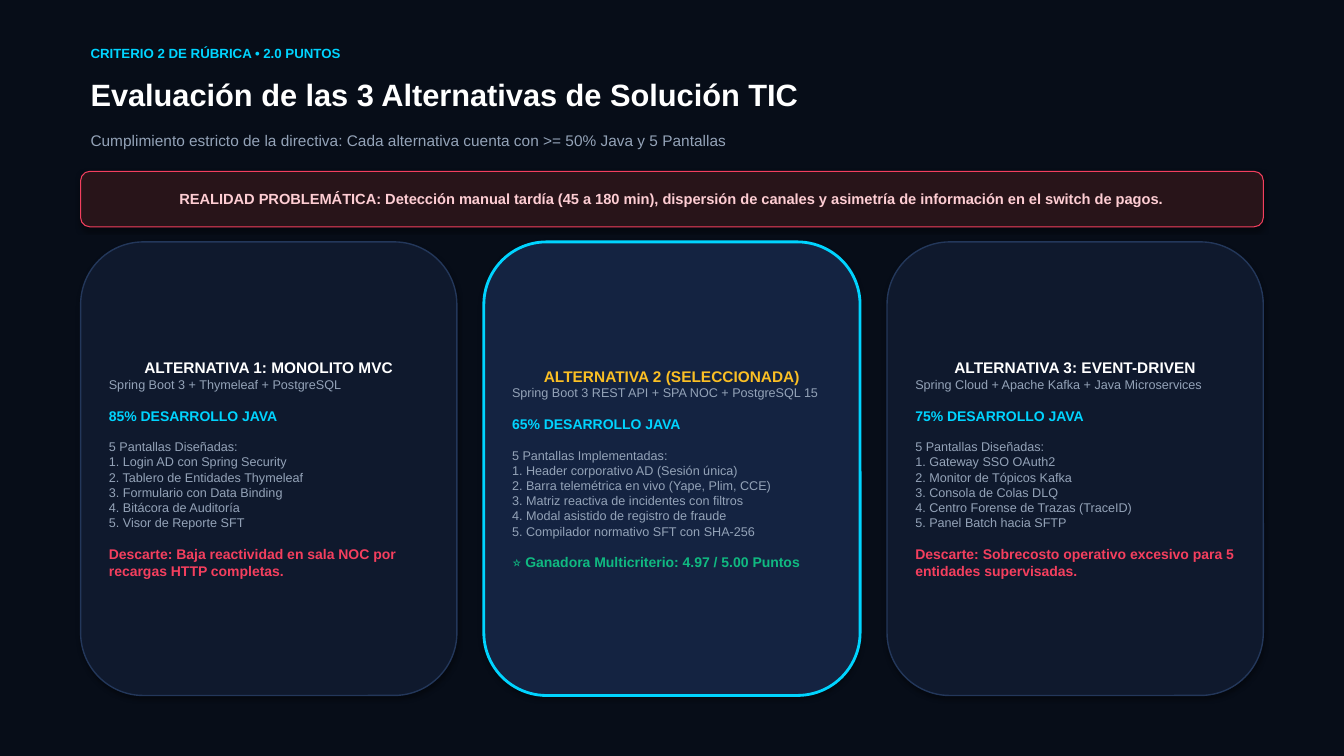
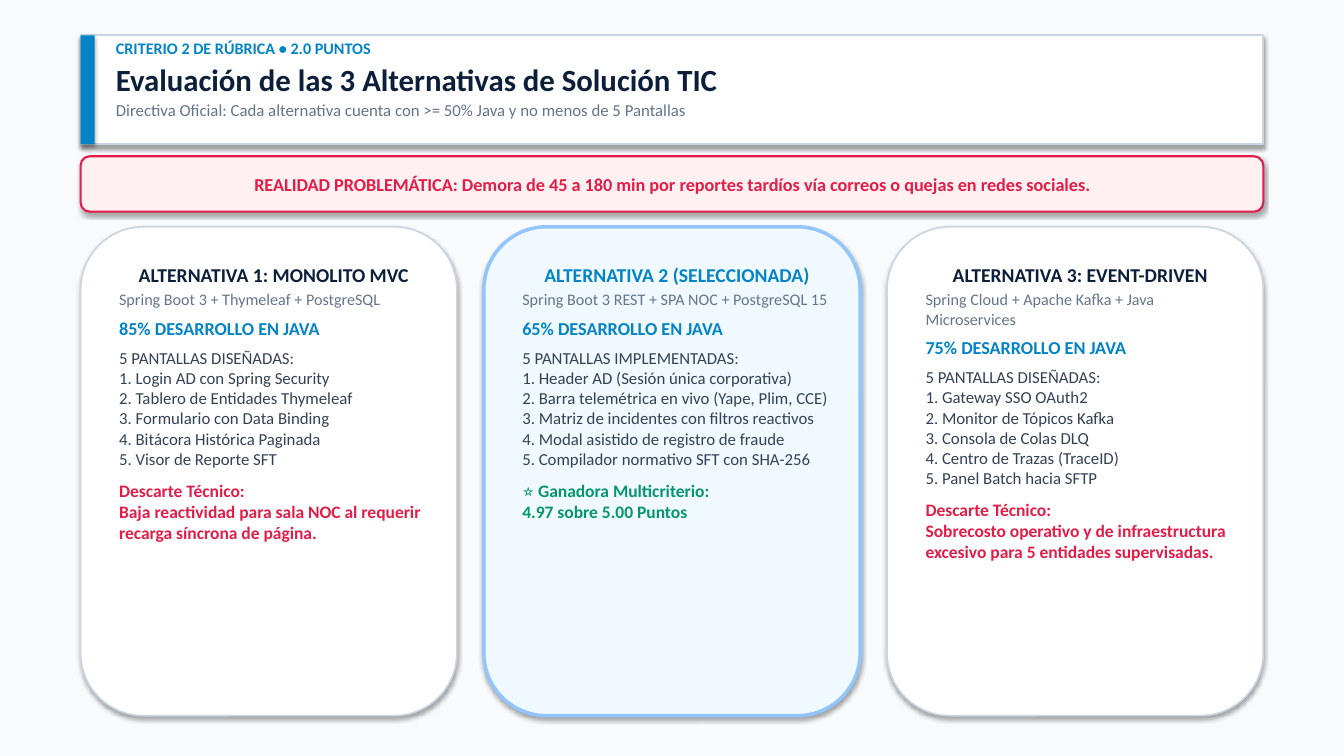
Before and after one commit to frankitoromas-tech/UTP-Curso-Integrador-I-SIGIR-BCRP, a slide deck: slide 4 of 01_DOCUMENTACION_TECNICA/PRESENTACION_EJECUTIVA_APF1.pptx. Drawn at 1344x756 pixels with LibreOffice and Linux fonts; fonts in the diff are those of the drawing. Boxes give left, top, right and bottom in pixels: in the first picture for what was removed or moved away, otherwise in the second. Text is boxed around its words. In the diff, an @@ line names an element or a change of style, - is before the commit and + after.

```diff
--- a/01_DOCUMENTACION_TECNICA/PRESENTACION_EJECUTIVA_APF1.pptx
+++ b/01_DOCUMENTACION_TECNICA/PRESENTACION_EJECUTIVA_APF1.pptx
@@ rectangle at <box>0,0,1344,756</box>: fill #070D18 to #F8FAFC @@
@@ rectangle added at <box>81,35,1263,144</box>, fill #FFFFFF, outline #CBD5E1 1.5 pt @@
@@ rectangle added at <box>81,35,95,144</box>, fill #0284C7 @@
@@ text removed at <box>91,48,340,58</box> @@
-CRITERIO 2 DE RÚBRICA • 2.0 PUNTOS
@@ text at <box>116,41,717,119</box>: text changed; size 11 to 12 pt; font Arial to Calibri; text colour #94A3B8 to #64748B @@
-Cumplimiento estricto de la directiva: Cada alternativa cuenta con >= 50% Java y 5 Pantallas
+CRITERIO 2 DE RÚBRICA • 2.0 PUNTOS
+Evaluación de las 3 Alternativas de Solución TIC
+Directiva Oficial: Cada alternativa cuenta con >= 50% Java y no menos de 5 Pantallas
@@ text removed at <box>91,83,798,107</box> @@
-Evaluación de las 3 Alternativas de Solución TIC
@@ rounded rectangle "REALIDAD PROBLEMÁTICA: Demora de 45 ...": place and size @@
-rounded rectangle "REALIDAD PROBLEMÁTICA: Demora de 45 ..." at <box>81,171,1263,227</box>
+rounded rectangle "REALIDAD PROBLEMÁTICA: Demora de 45 ..." at <box>81,156,1263,212</box>
@@ rounded rectangle "REALIDAD PROBLEMÁTICA: Demora de 45 ..." at <box>81,156,1263,212</box>: fill #281419 to #FFF1F2; outline #F43F5E 0.75 pt to #E11D48 1.5 pt @@
@@ text in rounded rectangle at <box>254,176,1090,194</box>: text changed; size 10.5 to 13 pt; font Arial to Calibri; text colour #FECDD3 to #E11D48 @@
-REALIDAD PROBLEMÁTICA: Detección manual tardía (45 a 180 min), dispersión de canales y asimetría de información en el switch de pagos.
+REALIDAD PROBLEMÁTICA: Demora de 45 a 180 min por reportes tardíos vía correos o quejas en redes sociales.
@@ rounded rectangle "ALTERNATIVA 1: MONOLITO MVC" at <box>81,227,457,716</box>: vertical alignment middle to top; fill #0F192D to #FFFFFF; outline #23375A 1 pt to #CBD5E1 1.2 pt @@
@@ rounded rectangle "ALTERNATIVA 1: MONOLITO MVC": place and size @@
-rounded rectangle "ALTERNATIVA 1: MONOLITO MVC" at <box>81,242,457,696</box>
+rounded rectangle "ALTERNATIVA 1: MONOLITO MVC" at <box>81,227,457,716</box>
@@ rounded rectangle "ALTERNATIVA 2 (SELECCIONADA)": place and size @@
-rounded rectangle "ALTERNATIVA 2 (SELECCIONADA)" at <box>484,242,860,696</box>
+rounded rectangle "ALTERNATIVA 2 (SELECCIONADA)" at <box>484,227,860,716</box>
@@ rounded rectangle "ALTERNATIVA 2 (SELECCIONADA)" at <box>484,227,860,716</box>: vertical alignment middle to top; fill #142341 to #F0F9FF; outline #00D4FF 2 pt to #93C5FD 2.5 pt @@
@@ rounded rectangle "ALTERNATIVA 3: EVENT-DRIVEN": place and size @@
-rounded rectangle "ALTERNATIVA 3: EVENT-DRIVEN" at <box>887,242,1263,696</box>
+rounded rectangle "ALTERNATIVA 3: EVENT-DRIVEN" at <box>887,227,1263,716</box>
@@ rounded rectangle "ALTERNATIVA 3: EVENT-DRIVEN" at <box>887,227,1263,716</box>: vertical alignment middle to top; fill #0F192D to #FFFFFF; outline #23375A 1 pt to #CBD5E1 1.2 pt @@
@@ text in rounded rectangle at <box>119,269,409,308</box>: size 11 to 14 pt, text colour #FFFFFF to #0B1F3A in "ALTERNATIVA 1: MONOLITO MVC"; font Arial to Calibri in "ALTERNATIVA 1: MONOLITO MVC", "Spring Boot 3 + Thymeleaf + PostgreSQL"; size 9 to 11.5 pt, text colour #94A3B8 to #64748B in "Spring Boot 3 + Thymeleaf + PostgreSQL"; more space between paragraphs @@
@@ text in rounded rectangle at <box>544,267,810,285</box>: size 11 to 14 pt, font Arial to Calibri, text colour #FBBF24 to #0284C7 in "ALTERNATIVA 2 (SELECCIONADA)"; more space between paragraphs @@
@@ text in rounded rectangle at <box>926,269,1208,325</box>: size 11 to 14 pt, text colour #FFFFFF to #0B1F3A in "ALTERNATIVA 3: EVENT-DRIVEN"; font Arial to Calibri in "ALTERNATIVA 3: EVENT-DRIVEN", "Spring Cloud + Apache Kafka + Java ..."; size 9 to 11.5 pt, text colour #94A3B8 to #64748B in "Spring Cloud + Apache Kafka + Java ..."; more space between paragraphs @@
@@ text in rounded rectangle at <box>522,294,827,518</box>: text changed; size 9 to 12 pt; font Arial to Calibri; text colour #94A3B8 to #334155 @@
-Spring Boot 3 REST API + SPA NOC + PostgreSQL 15
-65% DESARROLLO JAVA
-5 Pantallas Implementadas:
-1. Header corporativo AD (Sesión única)
-2. Barra telemétrica en vivo (Yape, Plim, CCE)
-3. Matriz reactiva de incidentes con filtros
-4. Modal asistido de registro de fraude
-5. Compilador normativo SFT con SHA-256
-⭐ Ganadora Multicriterio: 4.97 / 5.00 Puntos
+Spring Boot 3 REST + SPA NOC + PostgreSQL 15
+65% DESARROLLO EN JAVA
+5 PANTALLAS IMPLEMENTADAS:
+1. Header AD (Sesión única corporativa)
+2. Barra telemétrica en vivo (Yape, Plim, CCE)
+3. Matriz de incidentes con filtros reactivos
+4. Modal asistido de registro de fraude
+5. Compilador normativo SFT con SHA-256
+⭐ Ganadora Multicriterio:
+4.97 sobre 5.00 Puntos
@@ text in rounded rectangle at <box>119,322,420,542</box>: text changed; size 9 to 12 pt; font Arial to Calibri; text colour #94A3B8 to #334155 @@
-85% DESARROLLO JAVA
-5 Pantallas Diseñadas:
-1. Login AD con Spring Security
-2. Tablero de Entidades Thymeleaf
-3. Formulario con Data Binding
-4. Bitácora de Auditoría
-5. Visor de Reporte SFT
-Descarte: Baja reactividad en sala NOC por recargas HTTP completas.
+85% DESARROLLO EN JAVA
+5 PANTALLAS DISEÑADAS:
+1. Login AD con Spring Security
+2. Tablero de Entidades Thymeleaf
+3. Formulario con Data Binding
+4. Bitácora Histórica Paginada
+5. Visor de Reporte SFT
+Descarte Técnico:
+Baja reactividad para sala NOC al requerir recarga síncrona de página.
@@ text in rounded rectangle at <box>926,341,1226,561</box>: text changed; size 9 to 12 pt; font Arial to Calibri; text colour #94A3B8 to #334155 @@
-75% DESARROLLO JAVA
-5 Pantallas Diseñadas:
-1. Gateway SSO OAuth2
-2. Monitor de Tópicos Kafka
-3. Consola de Colas DLQ
-4. Centro Forense de Trazas (TraceID)
-5. Panel Batch hacia SFTP
-Descarte: Sobrecosto operativo excesivo para 5 entidades supervisadas.
+75% DESARROLLO EN JAVA
+5 PANTALLAS DISEÑADAS:
+1. Gateway SSO OAuth2
+2. Monitor de Tópicos Kafka
+3. Consola de Colas DLQ
+4. Centro de Trazas (TraceID)
+5. Panel Batch hacia SFTP
+Descarte Técnico:
+Sobrecosto operativo y de infraestructura excesivo para 5 entidades supervisadas.
```
Also in this commit, not shown: 6 other slides changed, 7 slides added, 3 slides removed, 6 other files.
